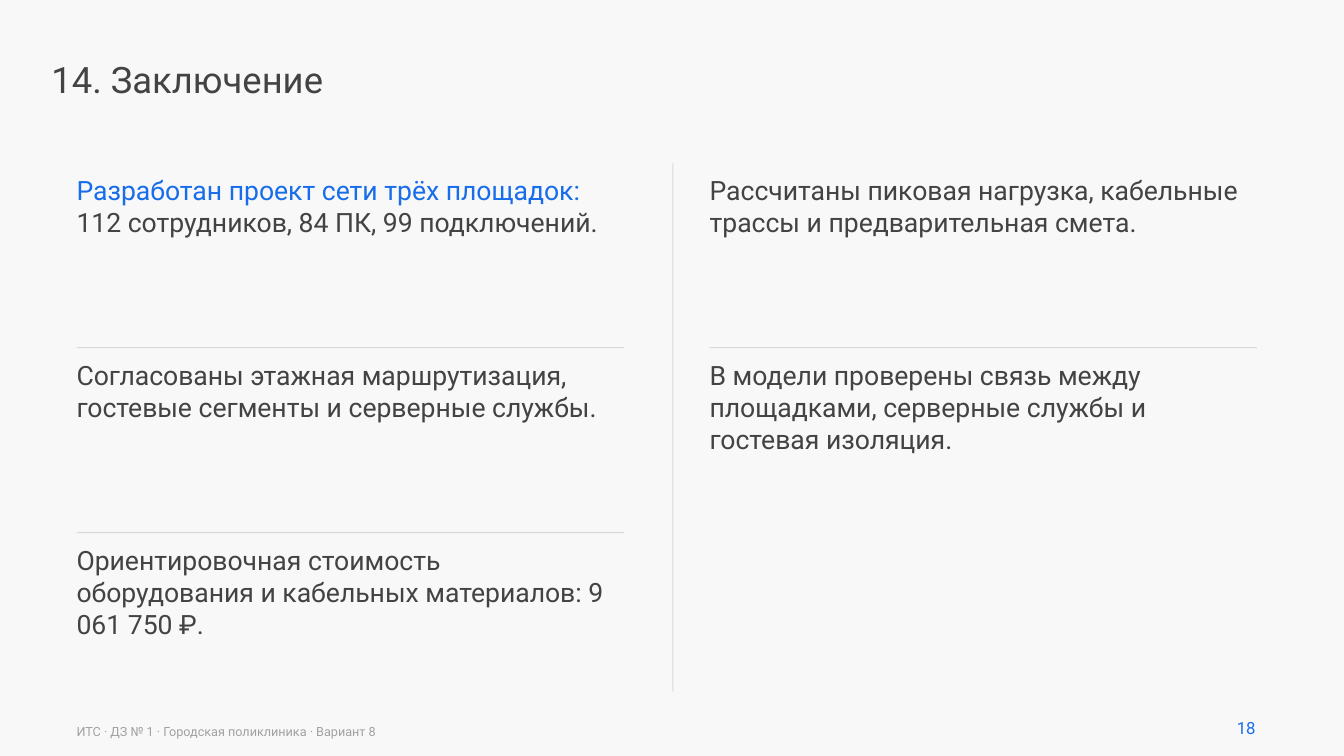
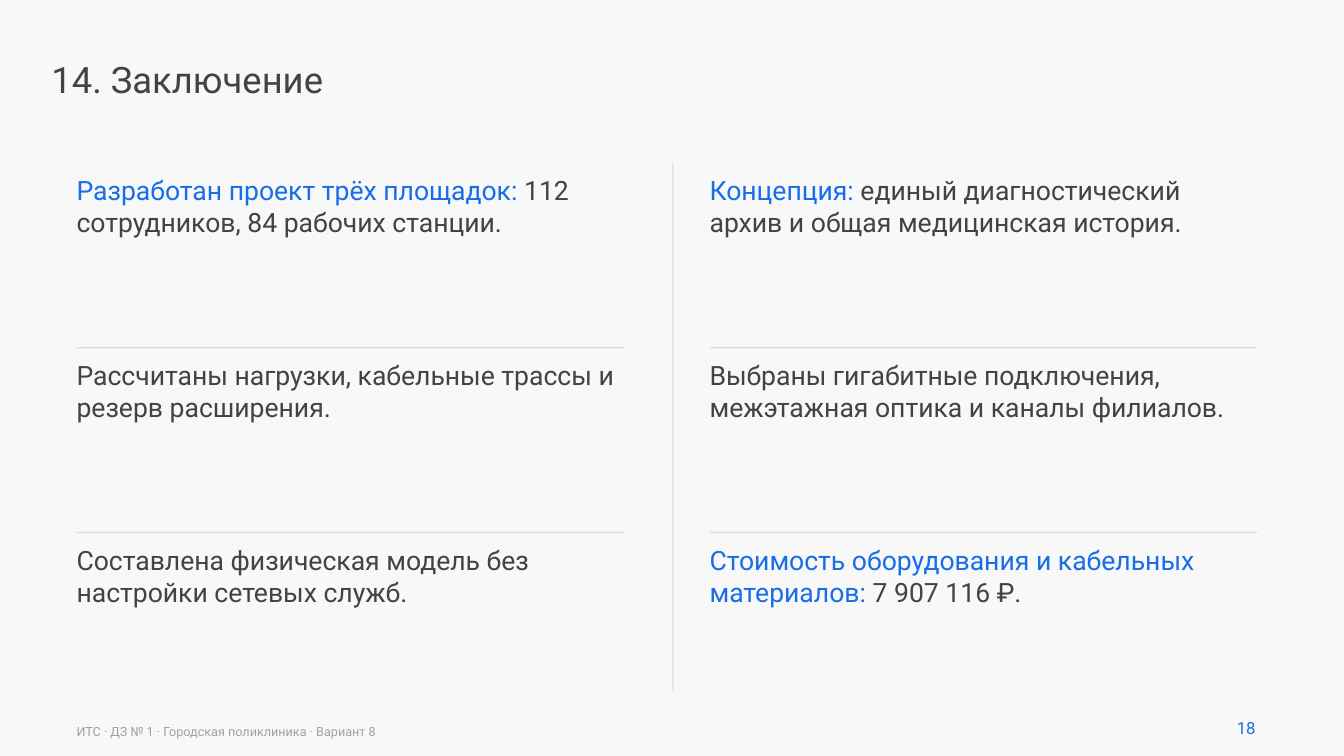
Before and after one commit to warofconnection/dz, a slide deck: slide 18 of docs/Презентация_вариант_8.pptx. Drawn at 1344x756 pixels with LibreOffice and Linux fonts; fonts in the diff are those of the drawing. Boxes give left, top, right and bottom in pixels: in the first picture for what was removed or moved away, otherwise in the second. Text is boxed around its words. In the diff, an @@ line names an element or a change of style, - is before the commit and + after.

```diff
--- a/docs/Презентация_вариант_8.pptx
+++ b/docs/Презентация_вариант_8.pptx
@@ text at [77,180,569,238]: text changed @@
-Разработан проект сети трёх площадок: 112 сотрудников, 84 ПК, 99 подключений.
+Разработан проект трёх площадок: 112 сотрудников, 84 рабочих станции.
@@ text at [710,181,1181,238]: text changed @@
-Рассчитаны пиковая нагрузка, кабельные трассы и предварительная смета.
+Концепция: единый диагностический архив и общая медицинская история.
@@ text at [77,365,614,423]: text changed @@
-Согласованы этажная маршрутизация, гостевые сегменты и серверные службы.
+Рассчитаны нагрузки, кабельные трассы и резерв расширения.
@@ text at [710,365,1224,423]: text changed @@
-В модели проверены связь между площадками, серверные службы и гостевая изоляция.
+Выбраны гигабитные подключения, межэтажная оптика и каналы филиалов.
@@ rectangle added at [710,532,1257,533], fill #D9D9D9 @@
@@ text at [77,550,529,608]: text changed @@
-Ориентировочная стоимость оборудования и кабельных материалов: 9 061 750 ₽.
+Составлена физическая модель без настройки сетевых служб.
@@ text added at [710,550,1194,608], 19 pt, text #176DEA @@
+Стоимость оборудования и кабельных материалов: 7 907 116 ₽.
```
Also in this commit, not shown: 6 other slides changed, 20 other files.
